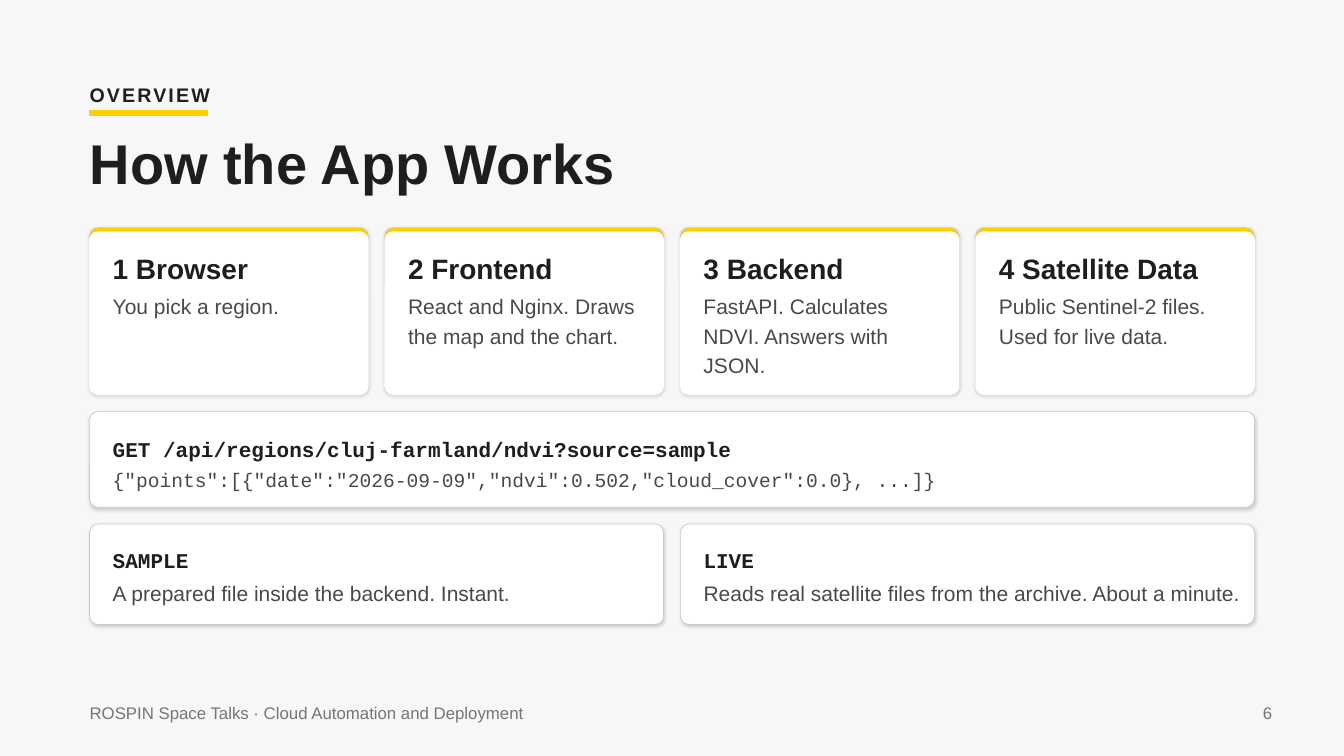
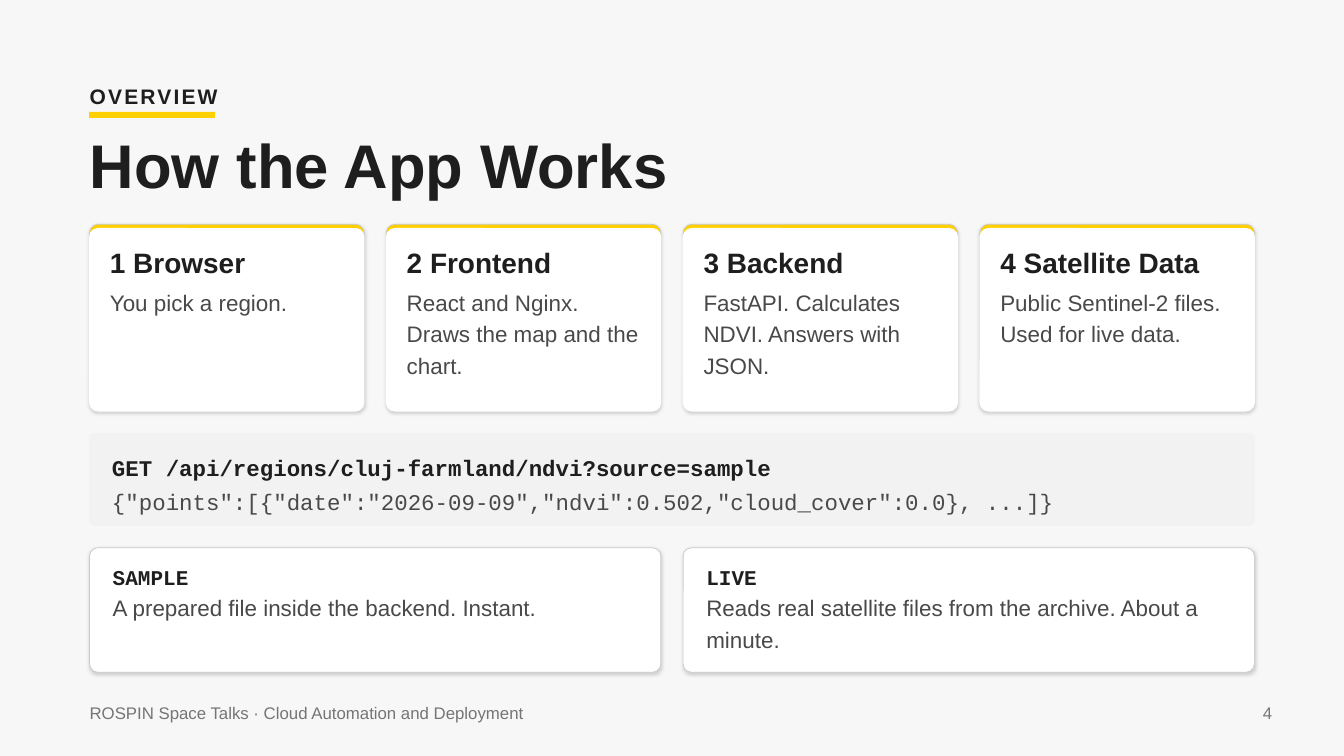
Before and after one commit to agi1clj/ROSPIN_Workshop_Infra, a slide deck: slide 4 of docs/ROSPIN-Cloud-Workshop.pptx (slide 6 before the commit). Drawn at 1344x756 pixels with LibreOffice and Linux fonts; fonts in the diff are those of the drawing. Boxes give left, top, right and bottom in pixels: in the first picture for what was removed or moved away, otherwise in the second. Text is boxed around its words. In the diff, an @@ line names an element or a change of style, - is before the commit and + after.

Commit message:
docs: redesigned workshop slides (21 slides, PDF and PPTX)

```diff
--- a/docs/ROSPIN-Cloud-Workshop.pptx
+++ b/docs/ROSPIN-Cloud-Workshop.pptx
@@ text "OVERVIEW" at box(89, 79, 236, 120): size 21 to 22.5 pt @@
@@ rectangle: place and size @@
-rectangle at box(89, 110, 208, 116)
+rectangle at box(89, 112, 214, 118)
@@ text "How the App Works" at box(90, 143, 667, 199): size 60 to 66 pt @@
@@ rounded rectangle: place and size @@
-rounded rectangle at box(89, 228, 368, 394)
+rounded rectangle at box(89, 224, 364, 411)
@@ rounded rectangle: place and size @@
-rounded rectangle at box(89, 232, 368, 394)
+rounded rectangle at box(89, 228, 364, 411)
@@ rounded rectangle: place and size @@
-rounded rectangle at box(385, 228, 664, 394)
+rounded rectangle at box(386, 224, 661, 411)
@@ rounded rectangle: place and size @@
-rounded rectangle at box(385, 232, 664, 394)
+rounded rectangle at box(386, 228, 661, 411)
@@ rounded rectangle: place and size @@
-rounded rectangle at box(680, 228, 959, 394)
+rounded rectangle at box(683, 224, 958, 411)
@@ rounded rectangle: place and size @@
-rounded rectangle at box(680, 232, 959, 394)
+rounded rectangle at box(683, 228, 958, 411)
@@ rounded rectangle: place and size @@
-rounded rectangle at box(976, 228, 1255, 394)
+rounded rectangle at box(980, 224, 1254, 411)
@@ rounded rectangle: place and size @@
-rounded rectangle at box(976, 232, 1255, 394)
+rounded rectangle at box(980, 228, 1254, 411)
@@ text "1 Browser": place and size @@
-text "1 Browser" at box(113, 259, 248, 280)
+text "1 Browser" at box(110, 253, 245, 274)
@@ 3 texts: place and size @@
-3 texts at box(408, 258, 1198, 280)
+3 texts at box(407, 252, 1200, 274)
@@ rounded rectangle: place and size @@
-rounded rectangle at box(89, 411, 1254, 507)
+rounded rectangle at box(89, 433, 1254, 526)
@@ rounded rectangle at box(89, 433, 1254, 526): fill #FFFFFF to #F2F2F2; outline #C9C9C9 0.75 pt to #F2F2F2 1 pt; shadow off; proportions changed @@
@@ 4 texts: place and size @@
-4 texts at box(113, 442, 754, 605)
+4 texts at box(112, 460, 771, 621)
@@ text "GET /api/regions/cluj-farmland/ndvi?source=sample" at box(112, 460, 771, 481): size 22.5 to 24 pt; line spacing 1.3 to 1.35 @@
@@ text "{"points":[{"date":"2026-09-09","ndvi":0.502,"cloud_cover":0 ...": place and size @@
-text "{"points":[{"date":"2026-09-09","ndvi":0.502,"cloud_cover":0 ..." at box(113, 473, 865, 491)
+text "{"points":[{"date":"2026-09-09","ndvi":0.502,"cloud_cover":0 ..." at box(112, 494, 972, 515)
@@ text "{"points":[{"date":"2026-09-09","ndvi":0.502,"cloud_cover":0 ..." at box(112, 494, 972, 515): size 21 to 24 pt; line spacing 1.3 to 1.35 @@
@@ rounded rectangle: place and size @@
-rounded rectangle at box(89, 524, 663, 624)
+rounded rectangle at box(89, 548, 661, 672)
@@ proportions changed in 10 elements at box(386, 224, 661, 411), box(683, 224, 958, 411), box(386, 228, 661, 411), box(683, 228, 958, 411), box(980, 224, 1254, 411), box(980, 228, 1254, 411), box(89, 224, 364, 411), box(89, 228, 364, 411), box(89, 548, 661, 672), box(683, 548, 1255, 672) @@
@@ rounded rectangle: place and size @@
-rounded rectangle at box(680, 524, 1254, 624)
+rounded rectangle at box(683, 548, 1255, 672)
@@ size 22.5 to 24 pt in 6 elements at box(704, 294, 901, 374), box(407, 294, 638, 374), box(110, 294, 287, 316), box(1000, 294, 1221, 342), box(113, 599, 536, 621), box(706, 599, 1197, 648) @@
@@ text "Reads real satellite files from ...": place and size @@
-text "Reads real satellite files from ..." at box(704, 586, 1240, 601)
+text "Reads real satellite files from ..." at box(706, 599, 1197, 648)
@@ text at box(1263, 707, 1272, 719): text changed @@
-6
+4
```
Also in this commit, not shown: 18 other slides changed, 2 slides added, 9 slides removed, 1 other file.
